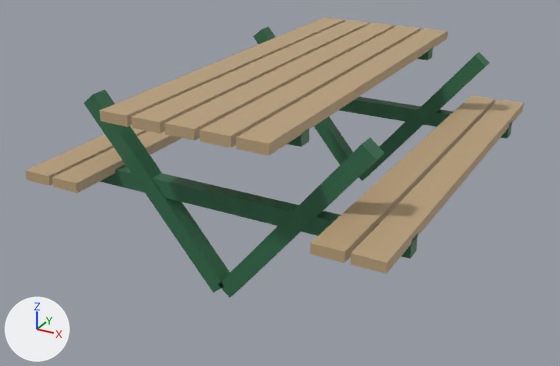
What one commit did to the glTF model Data/RideUK/Props/SM_Prop_cafe_picnic_1_LOD1.glb.
Camera for both pictures: a 50 mm lens placed at (1.46, -2.87, 1.62), pointed at (-0.06, -0.1, 0.23). Arrows for +X, +Y and +Z are at lower left; the lights stay in place. The picture after the commit comes second. Vertices at exactly the same position are counted once.

In view in the first picture: 'SM_Prop_cafe_picnic_1_LOD1'.
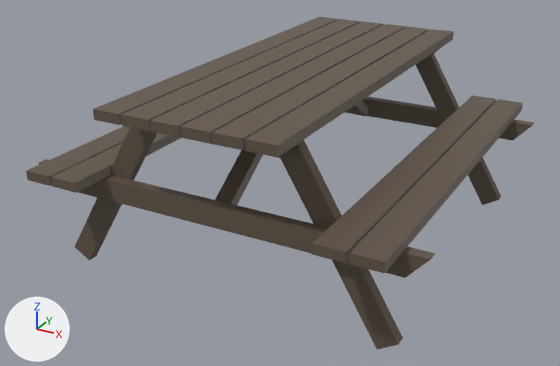
The change in detail:
me_sm_prop_cafe_picnic_1_lod1 is used by ob_sm_prop_cafe_picnic_1_lod1; location (0.0, 0.0, 0.0).
me_sm_prop_cafe_picnic_1_lod1 had 136 vertices, 204 faces and spanned x -0.75..0.75, y -0.9..0.9, z -0.01..0.76.
me_sm_prop_cafe_picnic_1_lod1 now has 168 vertices, 252 faces and spans x -0.84..0.84, y -0.9..0.9, z -0.02..0.76.
me_sm_prop_cafe_picnic_1_lod1 part 1: the loose piece of 8 vertices spanning x -0.34..-0.22, y -0.9..0.9, z 0.72..0.76 is moved by (-0.03, 0.0, 0.0).
me_sm_prop_cafe_picnic_1_lod1 part 2: the loose piece of 8 vertices spanning x -0.2..-0.08, y -0.9..0.9, z 0.72..0.76 is moved by (-0.05, 0.0, 0.0).
me_sm_prop_cafe_picnic_1_lod1 part 3: the loose piece of 8 vertices spanning x -0.06..0.06, y -0.9..0.9, z 0.72..0.76 is moved by (-0.06, 0.0, 0.0).
me_sm_prop_cafe_picnic_1_lod1 part 4: the loose piece of 8 vertices spanning x 0.08..0.2, y -0.9..0.9, z 0.72..0.76 is moved by (-0.08, 0.0, 0.0).
me_sm_prop_cafe_picnic_1_lod1 part 5: the loose piece of 8 vertices spanning x 0.22..0.34, y -0.9..0.9, z 0.72..0.76 is moved by (-0.09, 0.0, 0.0).
me_sm_prop_cafe_picnic_1_lod1 part 6: the loose piece of 8 vertices spanning x 0.49..0.61, y -0.9..0.9, z 0.41..0.45 is moved by (-0.24, 0.0, 0.31).
me_sm_prop_cafe_picnic_1_lod1 part 7: a new loose piece, a box spanning x -0.615..-0.495, y -0.9..0.9, z 0.41..0.45, in mat_defaultmaterial.
me_sm_prop_cafe_picnic_1_lod1 part 8: the loose piece of 8 vertices spanning x -0.61..-0.49, y -0.9..0.9, z 0.41..0.45 is moved by (1.11, 0.0, 0.0).
me_sm_prop_cafe_picnic_1_lod1 part 9: the loose piece of 8 vertices spanning x -0.61..0.01, y -0.69..-0.61, z -0.01..0.73 is multiplied about its middle by the matrix ((0.539, 0.0, 0.449), (-0.371, 0.395, 0.445), (-0.253, -0.579, 0.304)), then moved by (0.3, 0.26, 0.18).
me_sm_prop_cafe_picnic_1_lod1 part 10: the loose piece of 8 vertices spanning x -0.61..0.01, y 0.61..0.69, z -0.01..0.73 is multiplied about its middle by the matrix ((0.539, 0.0, 0.449), (0.371, 0.395, -0.445), (-0.253, 0.579, 0.304)), then moved by (0.3, -0.26, 0.18).
me_sm_prop_cafe_picnic_1_lod1 part 11: the loose piece of 8 vertices spanning x -0.01..0.61, y -0.69..-0.61, z -0.01..0.73 is rebuilt with 8 vertices and now spans x 0.23..0.74, y -0.7..-0.66, z -0.02..0.74.
me_sm_prop_cafe_picnic_1_lod1 part 12: the loose piece of 8 vertices spanning x -0.01..0.61, y 0.61..0.69, z -0.01..0.73 is rebuilt with 8 vertices and now spans x 0.23..0.74, y 0.66..0.7, z -0.02..0.74.
me_sm_prop_cafe_picnic_1_lod1 part 13: the loose piece of 8 vertices spanning x -0.75..0.75, y -0.68..-0.62, z 0.35..0.42 is rebuilt with 8 vertices and now spans x -0.84..0.84, y -0.75..-0.7, z 0.32..0.41.
me_sm_prop_cafe_picnic_1_lod1 part 14: the loose piece of 8 vertices spanning x -0.75..0.75, y 0.62..0.68, z 0.35..0.42 is rebuilt with 8 vertices and now spans x -0.84..0.84, y 0.7..0.75, z 0.32..0.41.
me_sm_prop_cafe_picnic_1_lod1 part 15: 24 vertices removed from x -0.63..0.63, y -0.9..0.9, z 0.41..0.72; 40 vertices added at x -0.74..0.62, y -0.9..0.9, z -0.02..0.74.
me_sm_prop_cafe_picnic_1_lod1 part 16: 4 kept faces spanning x -0.75..0.75, y -0.9..0.9, z 0.41..0.45 get new vertex colours; the middle colour goes from beige #bca27c to brown #625549.
Other edits to the shape of me_sm_prop_cafe_picnic_1_lod1 do not show in these pictures.

Location of each change, (x1, y1, x2, y2) in pixels of the pictures (560 x 366 px; the box of a moved part takes in the faces that stretch with it):
'SM_Prop_cafe_picnic_1_LOD1', reshaped (19% taller)
    before: (25, 17, 524, 297)
    after: (26, 17, 534, 349)
part 1 of me_sm_prop_cafe_picnic_1_lod1, moved or reshaped
    before: (99, 17, 345, 127)
    after: (93, 17, 339, 125)
part 2 of me_sm_prop_cafe_picnic_1_lod1, moved or reshaped
    before: (131, 20, 369, 133)
    after: (121, 19, 361, 131)
part 3 of me_sm_prop_cafe_picnic_1_lod1, moved or reshaped
    before: (165, 23, 395, 140)
    after: (150, 21, 383, 137)
part 4 of me_sm_prop_cafe_picnic_1_lod1, moved or reshaped
    before: (199, 25, 421, 148)
    after: (180, 24, 406, 143)
part 5 of me_sm_prop_cafe_picnic_1_lod1, moved or reshaped
    before: (236, 28, 448, 156)
    after: (212, 27, 429, 150)
part 6 of me_sm_prop_cafe_picnic_1_lod1, moved or reshaped
    before: (310, 95, 495, 263)
    after: (245, 29, 454, 157)
part 7 of me_sm_prop_cafe_picnic_1_lod1, added
    after: (51, 133, 180, 193)
part 8 of me_sm_prop_cafe_picnic_1_lod1, moved or reshaped
    before: (52, 131, 181, 193)
    after: (312, 95, 496, 263)
part 9 of me_sm_prop_cafe_picnic_1_lod1, moved or reshaped
    before: (84, 90, 230, 293)
    after: (215, 150, 263, 205)
part 10 of me_sm_prop_cafe_picnic_1_lod1, moved or reshaped
    before: (253, 27, 353, 165)
    after: (349, 101, 369, 116)
part 11 of me_sm_prop_cafe_picnic_1_lod1, rebuilt (25% narrower, 31% taller)
    before: (220, 138, 384, 297)
    after: (280, 140, 403, 349)
part 12 of me_sm_prop_cafe_picnic_1_lod1, rebuilt (35% narrower, 18% taller)
    before: (359, 52, 490, 181)
    after: (416, 53, 501, 205)
part 13 of me_sm_prop_cafe_picnic_1_lod1, rebuilt
    before: (100, 165, 418, 259)
    after: (39, 159, 435, 278)
part 14 of me_sm_prop_cafe_picnic_1_lod1, rebuilt (9% wider, 7% taller)
    before: (339, 97, 512, 138)
    after: (346, 97, 534, 141)
part 15 of me_sm_prop_cafe_picnic_1_lod1, moved or reshaped
    before: (25, 48, 523, 274)
    after: (26, 47, 522, 273)
part 16 of me_sm_prop_cafe_picnic_1_lod1, recoloured
    both: (386, 106, 522, 272)
